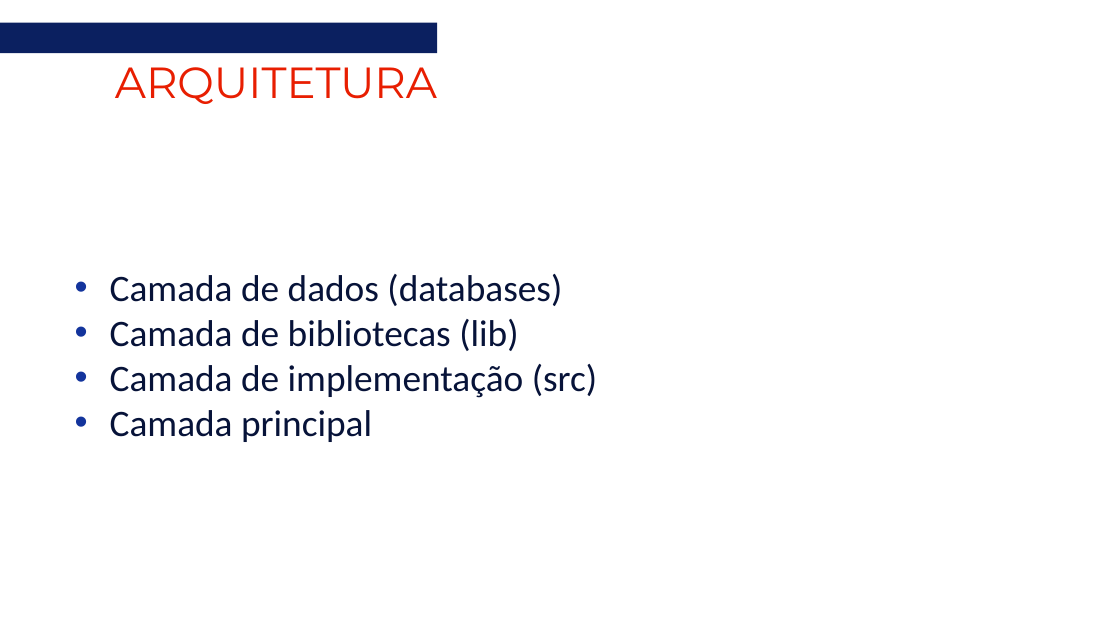
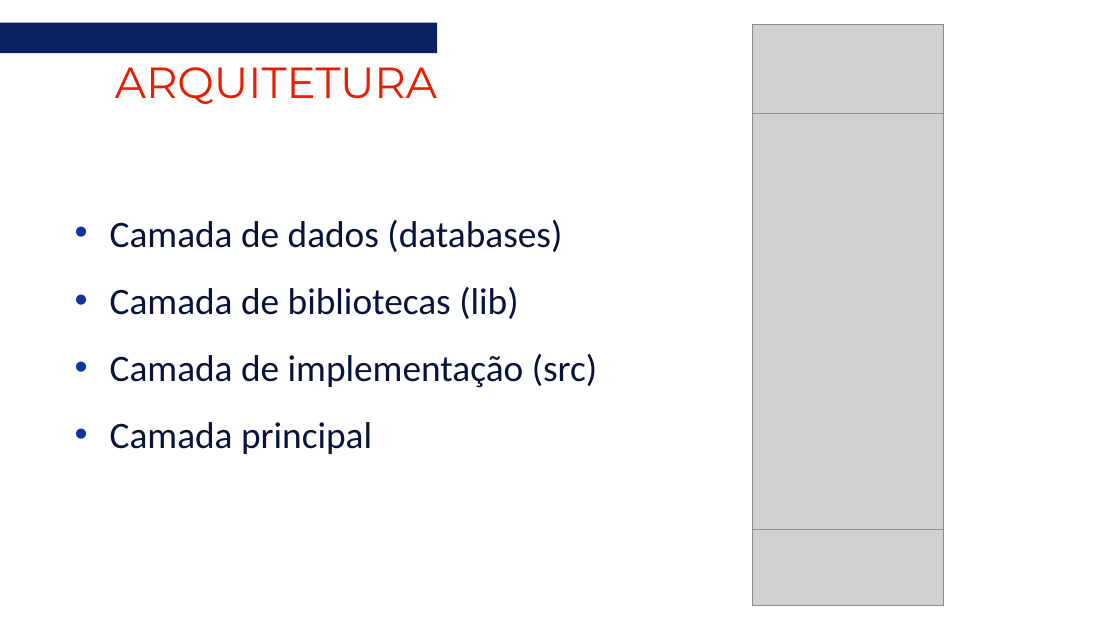
Before and after one commit to marcelo-belotto/projeto-ESI, a slide deck: slide 9 of docs/ReuniON.pptx. Drawn at 1120x630 pixels with LibreOffice and Linux fonts; fonts in the diff are those of the drawing; grey boxes stand for pictures. Boxes give left, top, right and bottom in pixels: in the first picture for what was removed or moved away, otherwise in the second. Text is boxed around its words. In the diff, an @@ line names an element or a change of style, - is before the commit and + after.

Commit message:
Apresentação

```diff
--- a/docs/ReuniON.pptx
+++ b/docs/ReuniON.pptx
@@ picture added at <box>753,25,944,554</box> @@
@@ picture added at <box>753,114,944,530</box> @@
@@ subtitle "Camada de dados (databases)": place and size @@
-subtitle "Camada de dados (databases)" at <box>110,274,597,442</box>
+subtitle "Camada de dados (databases)" at <box>110,220,597,454</box>
@@ subtitle "Camada de dados (databases)" at <box>110,220,597,454</box>: line spacing 1 to 1.5 @@
@@ picture added at <box>753,530,944,606</box> @@
```
Also in this commit, not shown: 8 slides added, 2 slides removed.
